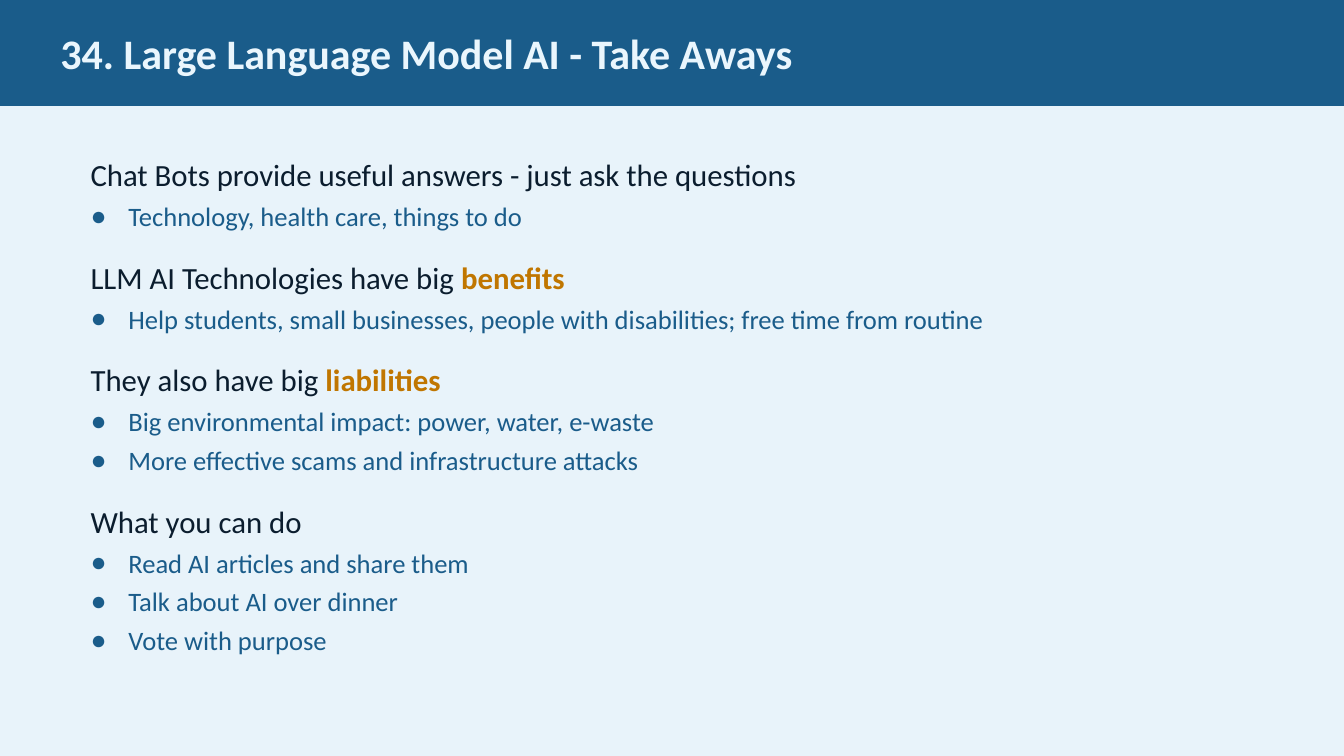
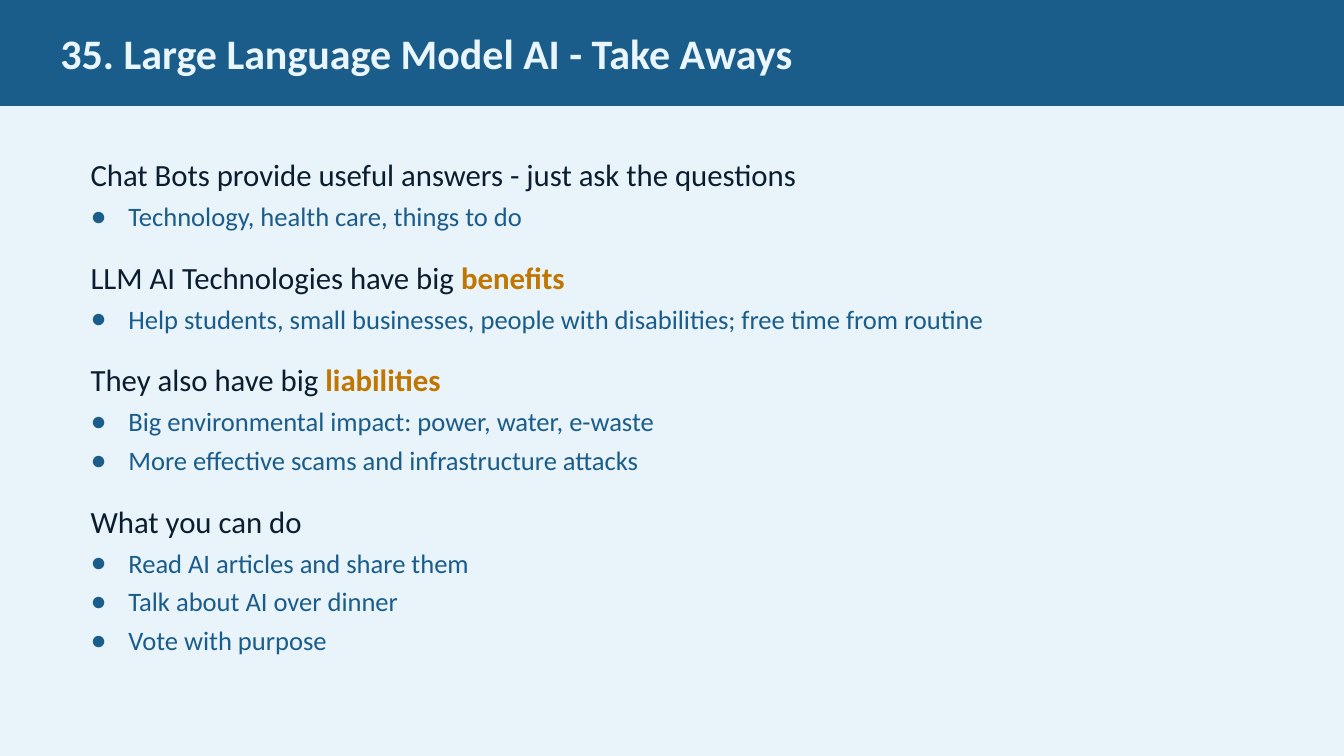
Before and after one commit to JimFawcett/NewSite, a slide deck: slide 35 of AI Presentation 2026/AI_Presentation.pptx (slide 34 before the commit). Drawn at 1344x756 pixels with LibreOffice and Linux fonts; fonts in the diff are those of the drawing. Boxes give left, top, right and bottom in pixels: in the first picture for what was removed or moved away, otherwise in the second. Text is boxed around its words. In the diff, an @@ line names an element or a change of style, - is before the commit and + after.

```diff
--- a/AI Presentation 2026/AI_Presentation.pptx
+++ b/AI Presentation 2026/AI_Presentation.pptx
@@ text in rectangle at <box>60,39,793,76</box>: text changed @@
-34. Large Language Model AI - Take Aways
+35. Large Language Model AI - Take Aways
```
Also in this commit, not shown: 7 other slides changed, 1 slide added, 7 other files.
